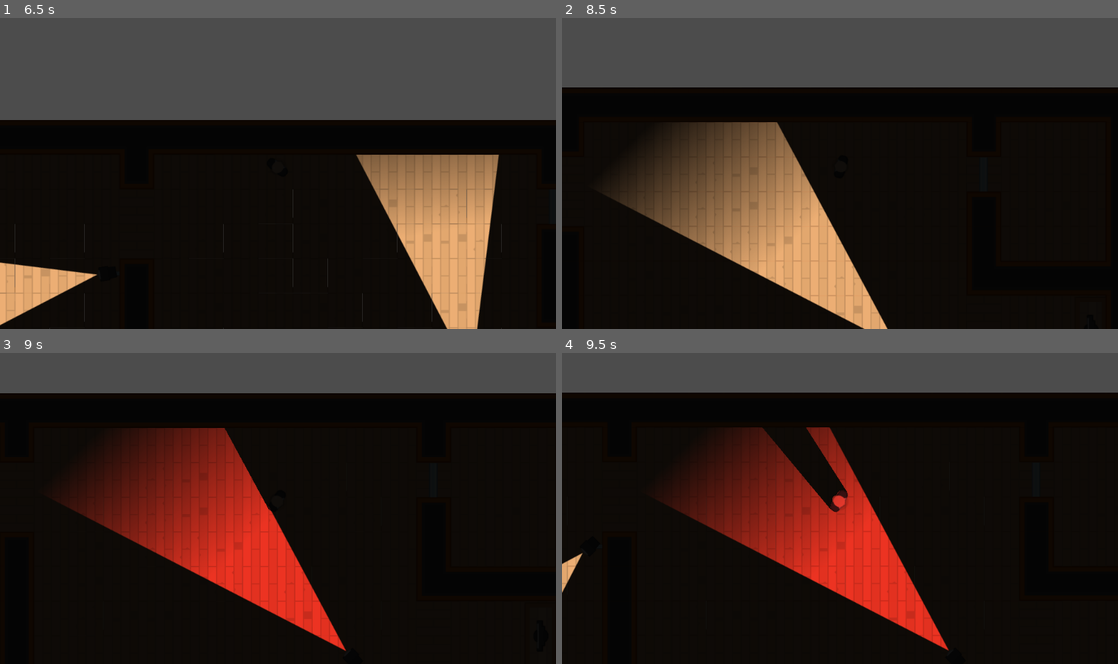
Above: before the commit, frames 1-4 (two rows, left to right).
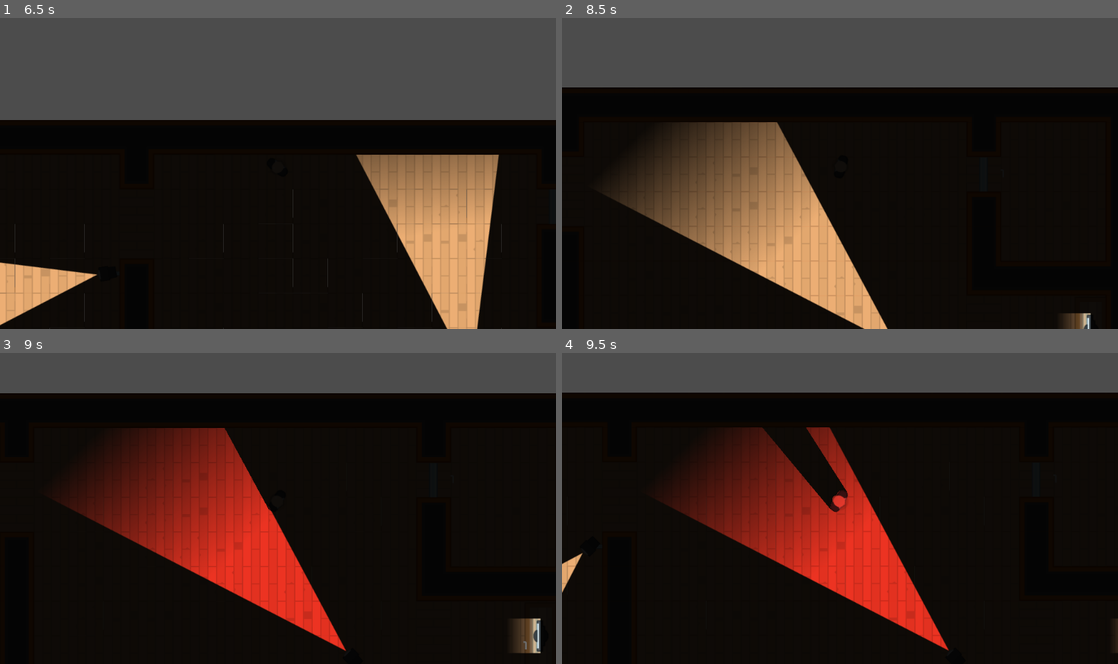
Above: after the commit, the same moments.

Repository: ericmdunn/Heist-Meisters
Game: Godot game, scene res://Levels/Level5.tscn
Two runs of this game, one before a commit and one after it. Both use one fixed random seed, a clock stepped at 60 frames per second and the inputs below. This scene is started directly instead of the project's main scene.
Inputs (mouse positions are in pixels of both pictures, inside the frame that each line leads up to):
- Up to frame 1 (6.5 s): move the mouse to (250, 232) at 0.52 s; hold E (toggle_vision_mode) 0.53-1.28 s; hold W (move_up) 0.53-2.03 s; click (250, 232) at 0.67 s; move the mouse to (444, 213) at 1.27 s; tap E (toggle_vision_mode) every 1.5 s from 1.35 to 5.85 s; click (444, 213) at 1.42 s; move the mouse to (111, 117) at 2.02 s; hold E (toggle_vision_mode) 2.03-2.78 s; hold A (move_left) 2.03-3.53 s; click (111, 117) at 2.17 s; move the mouse to (305, 167) at 2.77 s; click (305, 167) at 2.92 s; tap Enter at 3.5 s; move the mouse to (194, 86) at 3.52 s; hold S (move_down) 3.53-4.28 s; hold E (toggle_vision_mode) 3.53-4.28 s; click (194, 86) at 3.67 s; move the mouse to (400, 151) at 4.27 s; hold D (move_right) 4.28-5.03 s; click (400, 151) at 4.42 s; move the mouse to (166, 182) at 5.02 s; hold W (move_up) 5.03-5.78 s; hold E (toggle_vision_mode) 5.03-5.78 s; click (166, 182) at 5.17 s; move the mouse to (333, 95) at 5.77 s; hold D (move_right) from 5.78 s (still down); click (333, 95) at 5.92 s
- Up to frame 2 (8.5 s): move the mouse to (1112, 207) at 6.52 s; hold E (toggle_vision_mode) 6.53-7.28 s; click (1112, 207) at 6.67 s; move the mouse to (1006, 213) at 7.27 s; tap E (toggle_vision_mode) at 7.35 s; click (1006, 213) at 7.42 s; move the mouse to (673, 117) at 8.02 s; release D (move_right) at 8.03 s; hold S (move_down) from 8.03 s (still down); hold E (toggle_vision_mode) from 8.03 s (still down); click (673, 117) at 8.17 s
- Up to frame 3 (9 s): move the mouse to (511, 642) at 8.77 s; release S (move_down) at 8.78 s; release E (toggle_vision_mode) at 8.78 s; hold A (move_left) from 8.78 s (still down); tap E (toggle_vision_mode) at 8.85 s; click (511, 642) at 8.92 s
- Up to frame 4 (9.5 s): keep holding A (move_left)

Frame 1 is identical in both runs. In frame 2, 0.3% of the frame differs, in the area x 90-96%, y 94-100%; in frame 3, 0.6%, in the area x 92-98%, y 85-97%; in frame 4, less than 0.1%.

Commit message:
Finished lecture 62

Diff:
--- a/project/Computer/Computer.gd
+++ b/project/Computer/Computer.gd
@@ -1,7 +1,28 @@
 extends Node2D
 
 
+signal combination
+
 var can_click = false
+var combination
+
+export var lock_group = "Unset"
+export var combination_length = 4
+
+func _ready():
+	generate_combination()
+	emit_signal("combination", combination, lock_group)
+	$Label.rect_rotation = -rotation_degrees
+	$Label.text = lock_group
+
+
+func generate_combination():
+	combination = CombinationGenerator.generate_combination(combination_length)
+	set_popup_text()
+
+
+func set_popup_text():
+	$CanvasLayer/ComputerPopup.set_text(combination)
 
 
 func _on_Area2D_body_entered(body):
@@ -11,8 +32,10 @@
 func _on_Area2D_body_exited(body):
 	can_click = false
 	$CanvasLayer/ComputerPopup.hide()
+	$Light2D.enabled = false
 
 
 func _on_Area2D_input_event(viewport, event, shape_idx):
 	if Input.is_mouse_button_pressed(BUTTON_LEFT) and can_click:
 		$CanvasLayer/ComputerPopup.popup_centered()
+		$Light2D.enabled = true
--- a/project/Computer/Computer.tscn
+++ b/project/Computer/Computer.tscn
@@ -1,8 +1,10 @@
-[gd_scene load_steps=5 format=2]
+[gd_scene load_steps=7 format=2]
 
 [ext_resource path="res://Assets/GFX/PNG/Tiles/tile_537.png" type="Texture" id=1]
 [ext_resource path="res://Computer/ComputerPopup.tscn" type="PackedScene" id=2]
 [ext_resource path="res://Computer/Computer.gd" type="Script" id=3]
+[ext_resource path="res://Assets/GFX/PNG/Tiles/tile_519.png" type="Texture" id=4]
+[ext_resource path="res://Interface/Theme.tres" type="Theme" id=5]
 
 [sub_resource type="RectangleShape2D" id=1]
 extents = Vector2( 48, 32 )
@@ -24,6 +26,22 @@
 [node name="CanvasLayer" type="CanvasLayer" parent="."]
 
 [node name="ComputerPopup" parent="CanvasLayer" instance=ExtResource( 2 )]
+
+[node name="Light2D" type="Light2D" parent="."]
+position = Vector2( 32, 0 )
+rotation = 1.5708
+texture = ExtResource( 4 )
+
+[node name="Label" type="Label" parent="."]
+margin_left = 32.4709
+margin_top = -4.04886
+margin_right = 112.471
+margin_bottom = 22.9511
+theme = ExtResource( 5 )
+text = "TEST"
+__meta__ = {
+"_edit_use_anchors_": false
+}
 [connection signal="body_entered" from="Area2D" to="." method="_on_Area2D_body_entered"]
 [connection signal="body_exited" from="Area2D" to="." method="_on_Area2D_body_exited"]
 [connection signal="input_event" from="Area2D" to="." method="_on_Area2D_input_event"]
--- /dev/null
+++ b/project/Computer/ComputerPopup.gd
@@ -0,0 +1,6 @@
+extends Popup
+
+func set_text(combination):
+	$NinePatchRect/CenterContainer/NinePatchRect/Label.text = (
+			"Will you stop forgetting your acccess code? I've set it to " + PoolStringArray(combination).join("")
+	)
--- a/project/Computer/ComputerPopup.tscn
+++ b/project/Computer/ComputerPopup.tscn
@@ -1,14 +1,16 @@
-[gd_scene load_steps=5 format=2]
+[gd_scene load_steps=6 format=2]
 
 [ext_resource path="res://Interface/Theme.tres" type="Theme" id=1]
 [ext_resource path="res://Assets/GFX/Interface/PNG/metalPanel_plate.png" type="Texture" id=2]
 [ext_resource path="res://Assets/GFX/Interface/PNG/dotGreen.png" type="Texture" id=3]
 [ext_resource path="res://Assets/GFX/Interface/PNG/glassPanel.png" type="Texture" id=4]
+[ext_resource path="res://Computer/ComputerPopup.gd" type="Script" id=5]
 
 [node name="ComputerPopup" type="Popup"]
 margin_right = 40.0
 margin_bottom = 40.0
 rect_min_size = Vector2( 600, 480 )
+script = ExtResource( 5 )
 __meta__ = {
 "_edit_use_anchors_": false
 }
@@ -53,6 +55,7 @@
 theme = ExtResource( 1 )
 custom_colors/font_color = Color( 0, 0, 0, 1 )
 text = "Test."
+autowrap = true
 __meta__ = {
 "_edit_use_anchors_": false
 }
--- a/project/Doors/LockedDoor.gd
+++ b/project/Doors/LockedDoor.gd
@@ -1,8 +1,11 @@
 extends "res://Doors/Door.gd"
 
 
+export var lock_group = "unset"
+
+
 func _ready():
-	generate_combination()
+	$Label.rect_rotation = -rotation_degrees
 
 
 func _on_Door_input_event(viewport, event, shape_idx):
@@ -21,8 +24,14 @@
 	open()
 	$CanvasLayer/Numpad.hide()
 
+# Removed when the generation of the combination was changed to the computer
+#func generate_combination():
+#	var combination = CombinationGenerator.generate_combination(6)
+#	$CanvasLayer/Numpad.combination = combination
+#	print(str(combination))
 
-func generate_combination():
-	var combination = CombinationGenerator.generate_combination(6)
-	$CanvasLayer/Numpad.combination = combination
-	print(str(combination))
+
+func _on_Computer_combination(combination, lock_group_emitter):
+	if lock_group_emitter == lock_group:
+		$CanvasLayer/Numpad.combination = combination
+		$Label.text = lock_group
--- a/project/Doors/LockedDoor.tscn
+++ b/project/Doors/LockedDoor.tscn
@@ -1,9 +1,10 @@
-[gd_scene load_steps=5 format=2]
+[gd_scene load_steps=6 format=2]
 
 [ext_resource path="res://Doors/Door.tscn" type="PackedScene" id=1]
 [ext_resource path="res://Assets/GFX/PNG/Tiles/tile_463.png" type="Texture" id=2]
 [ext_resource path="res://Interface/Numpad.tscn" type="PackedScene" id=3]
 [ext_resource path="res://Doors/LockedDoor.gd" type="Script" id=4]
+[ext_resource path="res://Interface/Theme.tres" type="Theme" id=5]
 
 [node name="LockedDoor" instance=ExtResource( 1 )]
 script = ExtResource( 4 )
@@ -16,4 +17,15 @@
 [node name="Numpad" parent="CanvasLayer" index="0" instance=ExtResource( 3 )]
 margin_right = 300.0
 margin_bottom = 400.0
+
+[node name="Label" type="Label" parent="." index="5"]
+margin_left = -16.0
+margin_top = -32.0
+margin_right = 64.0
+margin_bottom = -5.0
+theme = ExtResource( 5 )
+text = "Test"
+__meta__ = {
+"_edit_use_anchors_": false
+}
 [connection signal="combination_correct" from="CanvasLayer/Numpad" to="." method="_on_Numpad_combination_correct"]
--- a/project/Levels/Level5.tscn
+++ b/project/Levels/Level5.tscn
@@ -208,7 +208,10 @@
 [node name="LockedDoor" parent="LockedDoors" index="0" instance=ExtResource( 4 )]
 position = Vector2( 2266.19, 160.554 )
 rotation = 1.5708
+lock_group = "1"
 
 [node name="Computer" parent="Computers" index="0" instance=ExtResource( 5 )]
 position = Vector2( 2464.39, 448.354 )
 rotation = 3.14159
+lock_group = "1"
+[connection signal="combination" from="Computers/Computer" to="LockedDoors/LockedDoor" method="_on_Computer_combination"]
